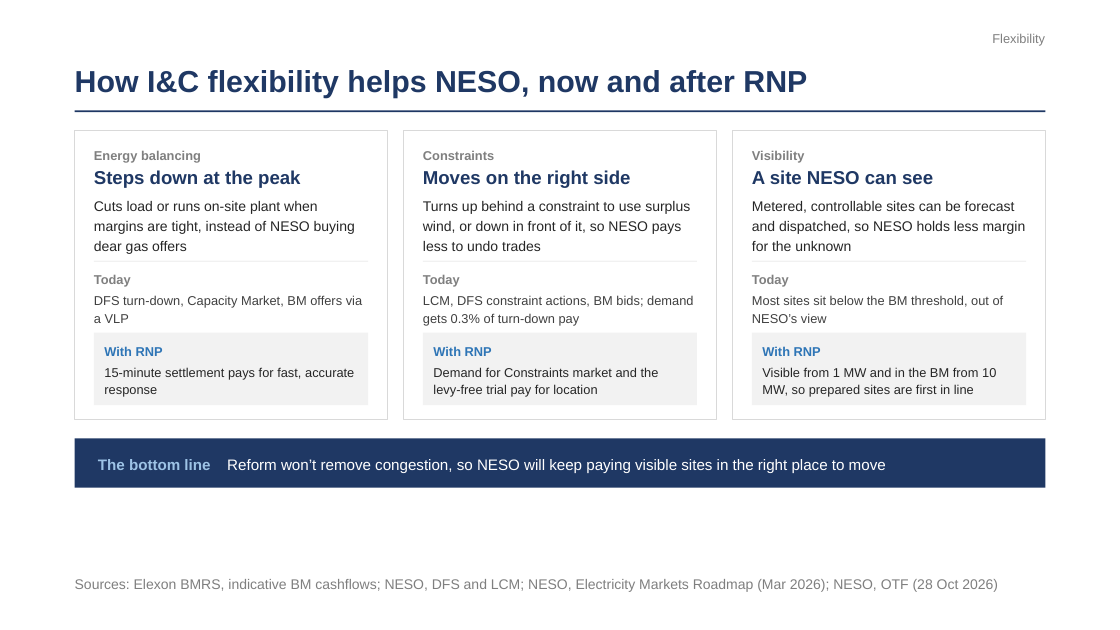
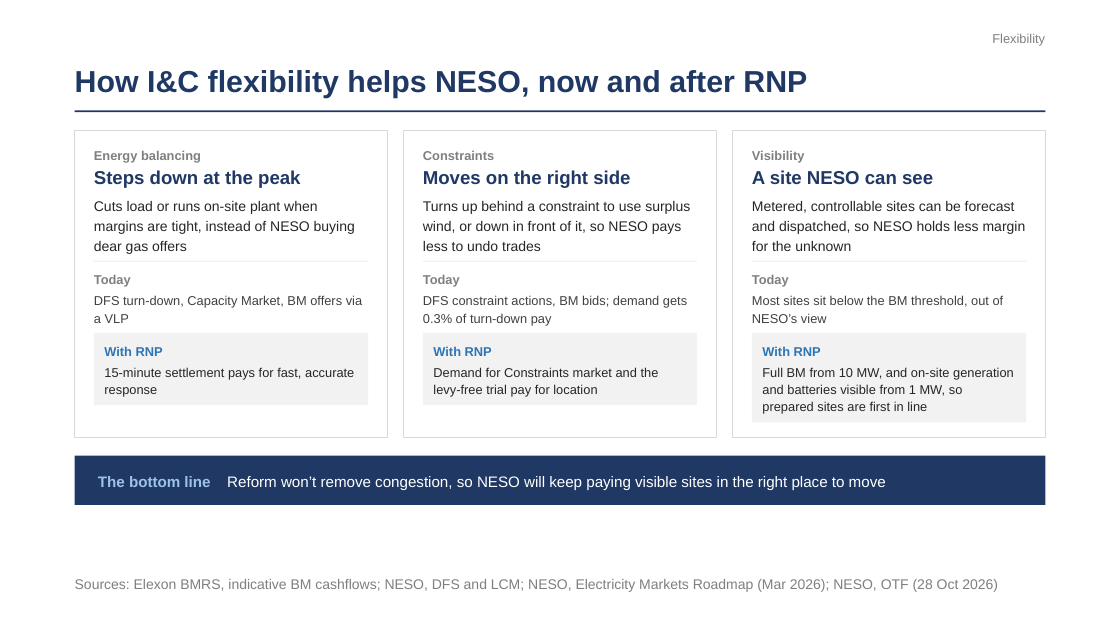
Before and after one commit to literallymatt/balancing, a slide deck: slide 14 of deck-alt/balancing-the-grid-corporate.pptx. Drawn at 1120x630 pixels with LibreOffice and Linux fonts; fonts in the diff are those of the drawing. Boxes give left, top, right and bottom in pixels: in the first picture for what was removed or moved away, otherwise in the second. Text is boxed around its words. In the diff, an @@ line names an element or a change of style, - is before the commit and + after.

```diff
--- a/deck-alt/balancing-the-grid-corporate.pptx
+++ b/deck-alt/balancing-the-grid-corporate.pptx
@@ rectangle resized from (x1=75, y1=131, x2=387, y2=420) to (x1=75, y1=131, x2=387, y2=438) @@
@@ rectangle resized from (x1=404, y1=131, x2=717, y2=420) to (x1=404, y1=131, x2=717, y2=438) @@
@@ rectangle resized from (x1=733, y1=131, x2=1045, y2=420) to (x1=733, y1=131, x2=1045, y2=438) @@
@@ text at (x1=423, y1=295, x2=687, y2=325): text changed @@
-LCM, DFS constraint actions, BM bids; demand gets 0.3% of turn-down pay
+DFS constraint actions, BM bids; demand gets 0.3% of turn-down pay
@@ rectangle resized from (x1=752, y1=333, x2=1026, y2=405) to (x1=752, y1=333, x2=1026, y2=423) @@
@@ text at (x1=762, y1=367, x2=1014, y2=414): text changed @@
-Visible from 1 MW and in the BM from 10 MW, so prepared sites are first in line
+Full BM from 10 MW, and on-site generation and batteries visible from 1 MW, so prepared sites are first in line
@@ 2 texts, 1 rectangle moved together from (x1=75, y1=439, x2=1046, y2=488) to (x1=75, y1=455, x2=1046, y2=505) @@
```
Also in this commit, not shown: 8 other slides changed, 32 other files.
